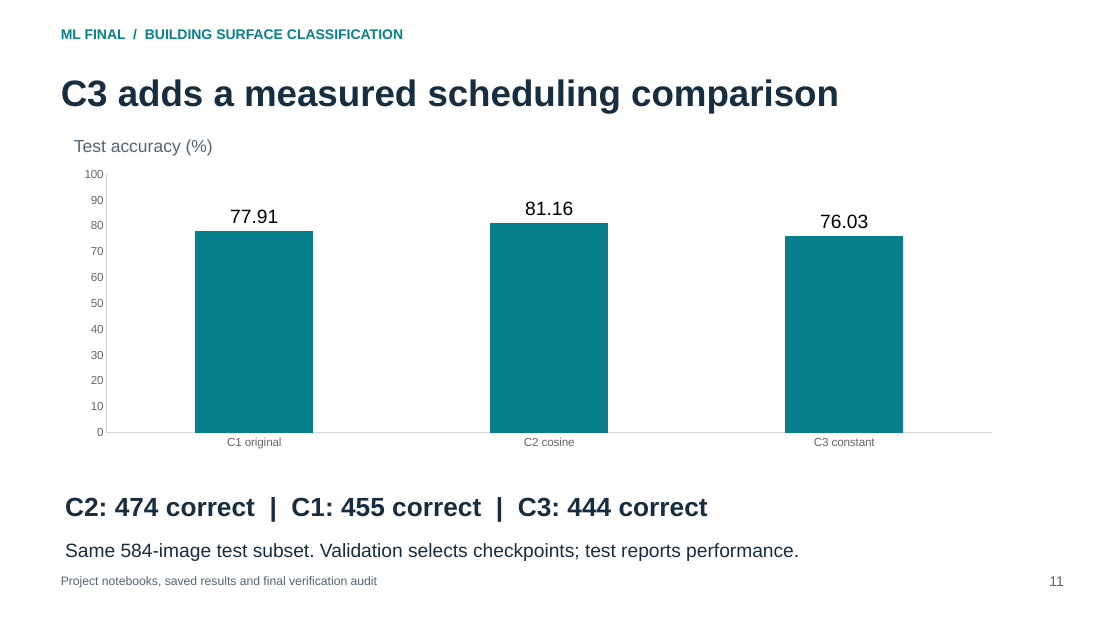
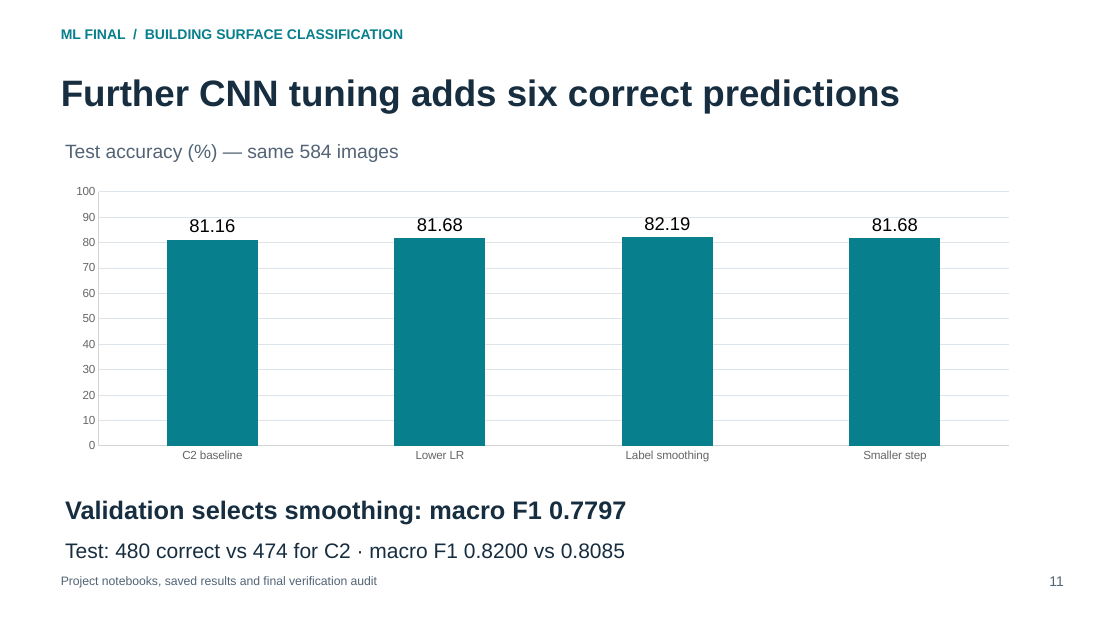
Before and after one commit to darau77/Finalski, a slide deck: slide 11 of docs/Final_Presentation.pptx. Drawn at 1120x630 pixels with LibreOffice and Linux fonts; fonts in the diff are those of the drawing. Boxes give left, top, right and bottom in pixels: in the first picture for what was removed or moved away, otherwise in the second. Text is boxed around its words. In the diff, an @@ line names an element or a change of style, - is before the commit and + after.

Commit message:
Consolidate final study, unified demo, report and presentation

```diff
--- a/docs/Final_Presentation.pptx
+++ b/docs/Final_Presentation.pptx
@@ text at (x1=61, y1=79, x2=900, y2=113): text changed @@
-C3 adds a measured scheduling comparison
+Further CNN tuning adds six correct predictions
@@ text at (x1=65, y1=144, x2=399, y2=162): text changed; size 15 to 16.5 pt @@
-Test accuracy (%)
+Test accuracy (%) — same 584 images
@@ column chart at (x1=57, y1=180, x2=1028, y2=469) @@
-categories: C1 original, C2 cosine, C3 constant
+categories: C2 baseline, Lower LR, Label smoothing, Smaller step
-Series 1: 77.91, 81.16, 76.03
+Series 1: 81.16, 81.68, 82.19, 81.68
@@ data labels of Series 1 changed @@
@@ value axis changed @@
@@ column chart resized from (x1=66, y1=162, x2=1011, y2=455) to (x1=57, y1=180, x2=1028, y2=469) @@
@@ text at (x1=65, y1=500, x2=626, y2=525): text changed; size 22.5 to 21.8 pt @@
-C2: 474 correct | C1: 455 correct | C3: 444 correct
+Validation selects smoothing: macro F1 0.7797
@@ text at (x1=65, y1=543, x2=625, y2=559): text changed; size 16.5 to 18 pt @@
-Same 584-image test subset. Validation selects checkpoints; test reports performance.
+Test: 480 correct vs 474 for C2 · macro F1 0.8200 vs 0.8085
```
Also in this commit, not shown: 18 other slides changed, 4 slides added, 1 slide removed, 25 other files.
